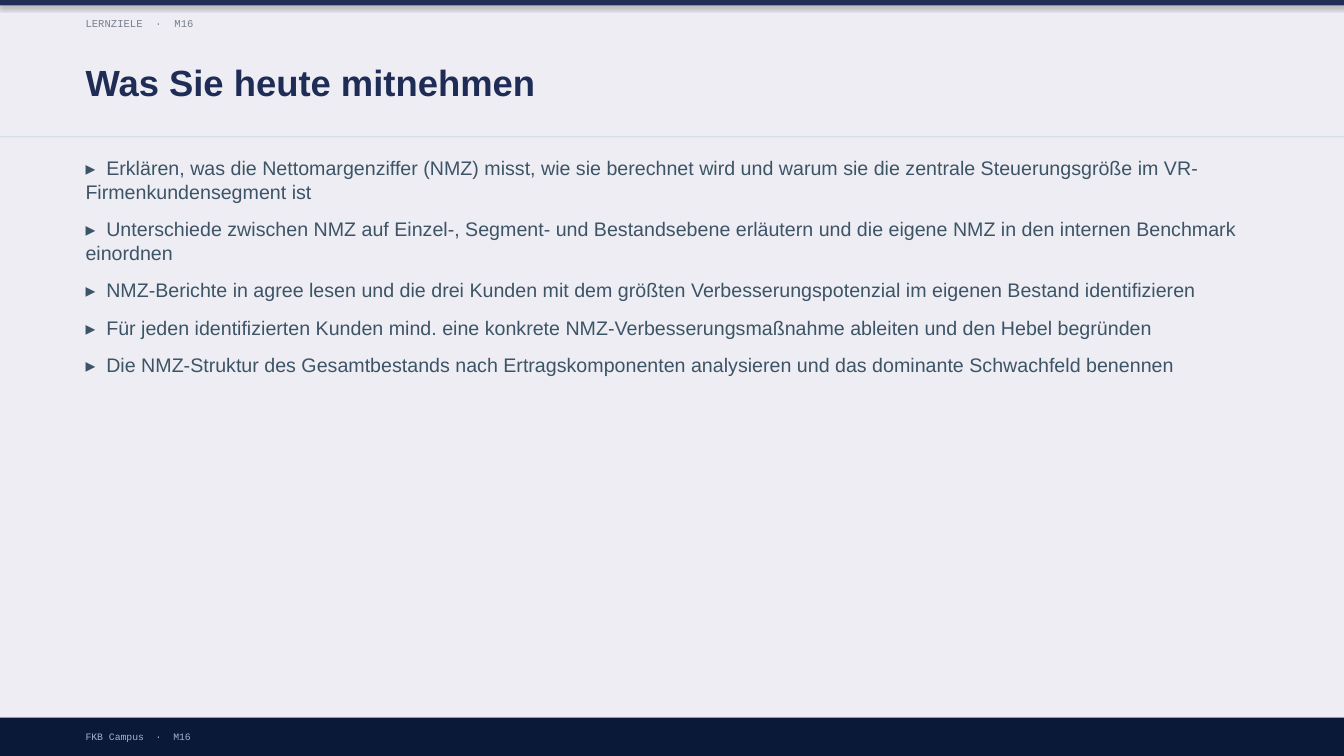
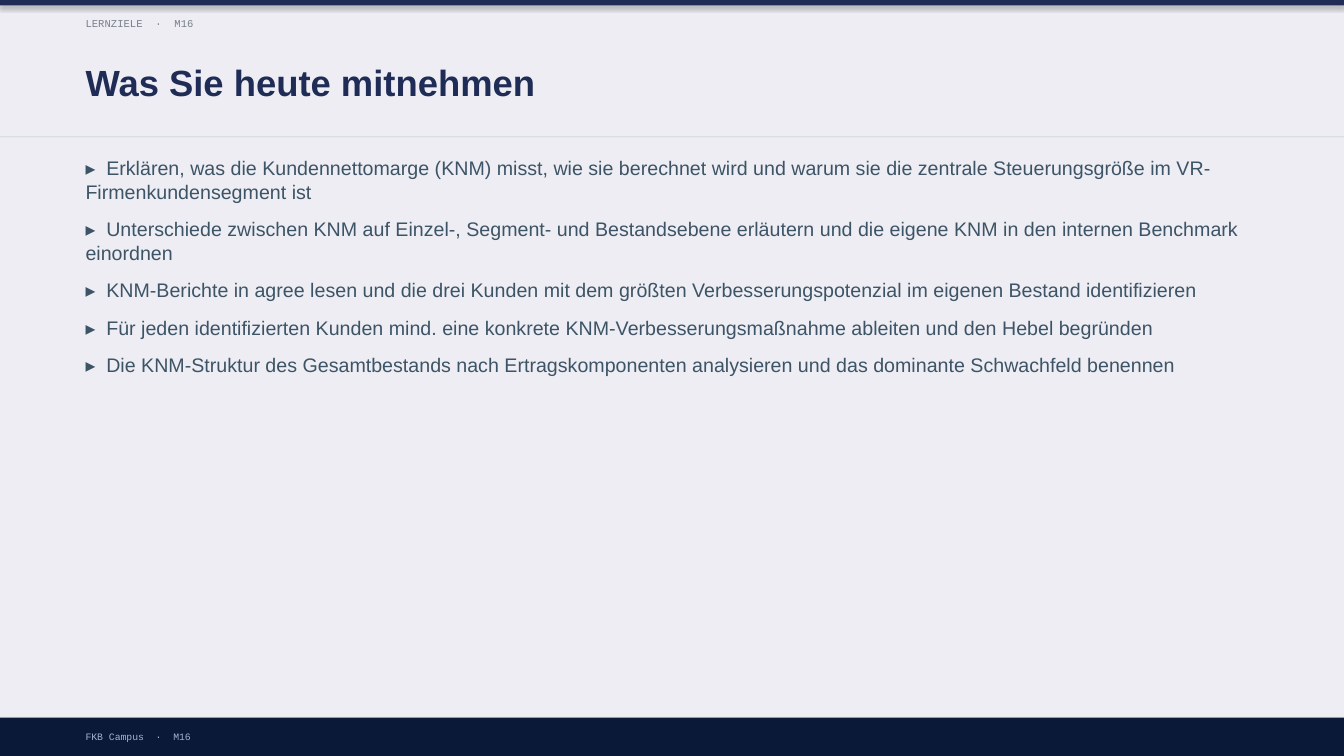
Before and after one commit to ck5rqc47pr-byte/firmenkundenakademie-online, a slide deck: slide 3 of protected-downloads/praesentation/M16.pptx. Drawn at 1344x756 pixels with LibreOffice and Linux fonts; fonts in the diff are those of the drawing. Boxes give left, top, right and bottom in pixels: in the first picture for what was removed or moved away, otherwise in the second. Text is boxed around its words. In the diff, an @@ line names an element or a change of style, - is before the commit and + after.

```diff
--- a/protected-downloads/praesentation/M16.pptx
+++ b/protected-downloads/praesentation/M16.pptx
@@ text at [86,161,1237,376]: text changed @@
-▸ Erklären, was die Nettomargenziffer (NMZ) misst, wie sie berechnet wird und warum sie die zentrale Steuerungsgröße im VR-Firmenkundensegment ist
-▸ Unterschiede zwischen NMZ auf Einzel-, Segment- und Bestandsebene erläutern und die eigene NMZ in den internen Benchmark einordnen
-▸ NMZ-Berichte in agree lesen und die drei Kunden mit dem größten Verbesserungspotenzial im eigenen Bestand identifizieren
-▸ Für jeden identifizierten Kunden mind. eine konkrete NMZ-Verbesserungsmaßnahme ableiten und den Hebel begründen
-▸ Die NMZ-Struktur des Gesamtbestands nach Ertragskomponenten analysieren und das dominante Schwachfeld benennen
+▸ Erklären, was die Kundennettomarge (KNM) misst, wie sie berechnet wird und warum sie die zentrale Steuerungsgröße im VR-Firmenkundensegment ist
+▸ Unterschiede zwischen KNM auf Einzel-, Segment- und Bestandsebene erläutern und die eigene KNM in den internen Benchmark einordnen
+▸ KNM-Berichte in agree lesen und die drei Kunden mit dem größten Verbesserungspotenzial im eigenen Bestand identifizieren
+▸ Für jeden identifizierten Kunden mind. eine konkrete KNM-Verbesserungsmaßnahme ableiten und den Hebel begründen
+▸ Die KNM-Struktur des Gesamtbestands nach Ertragskomponenten analysieren und das dominante Schwachfeld benennen
```
Also in this commit, not shown: 15 other slides changed, 7 other files.
